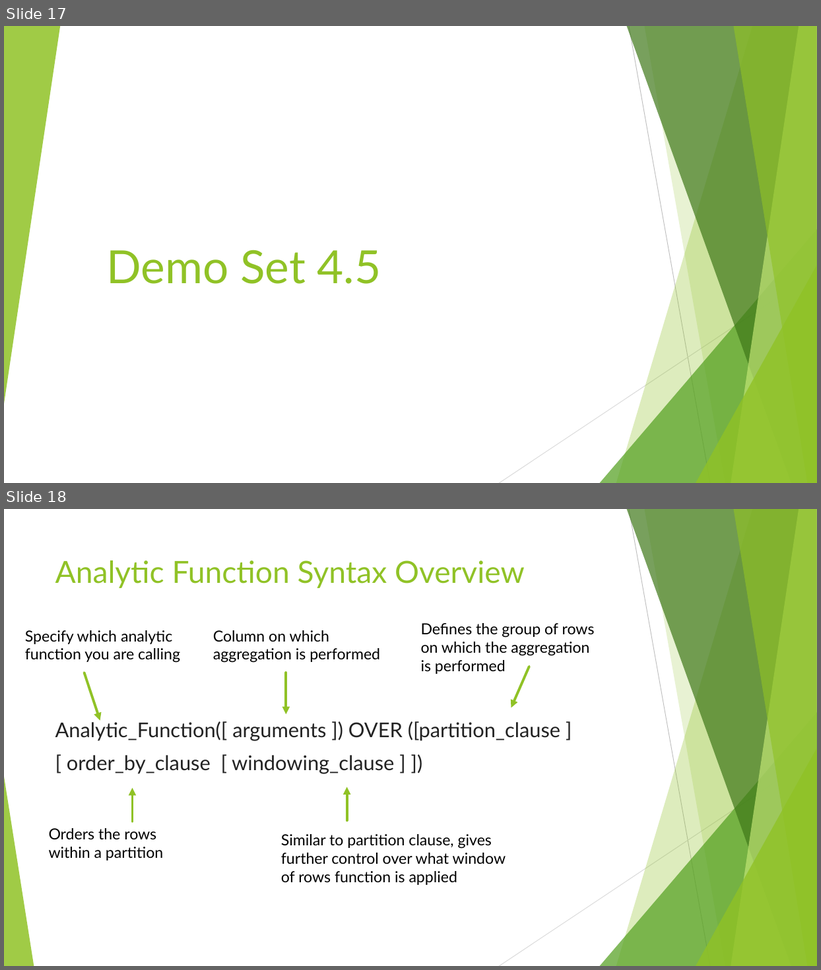
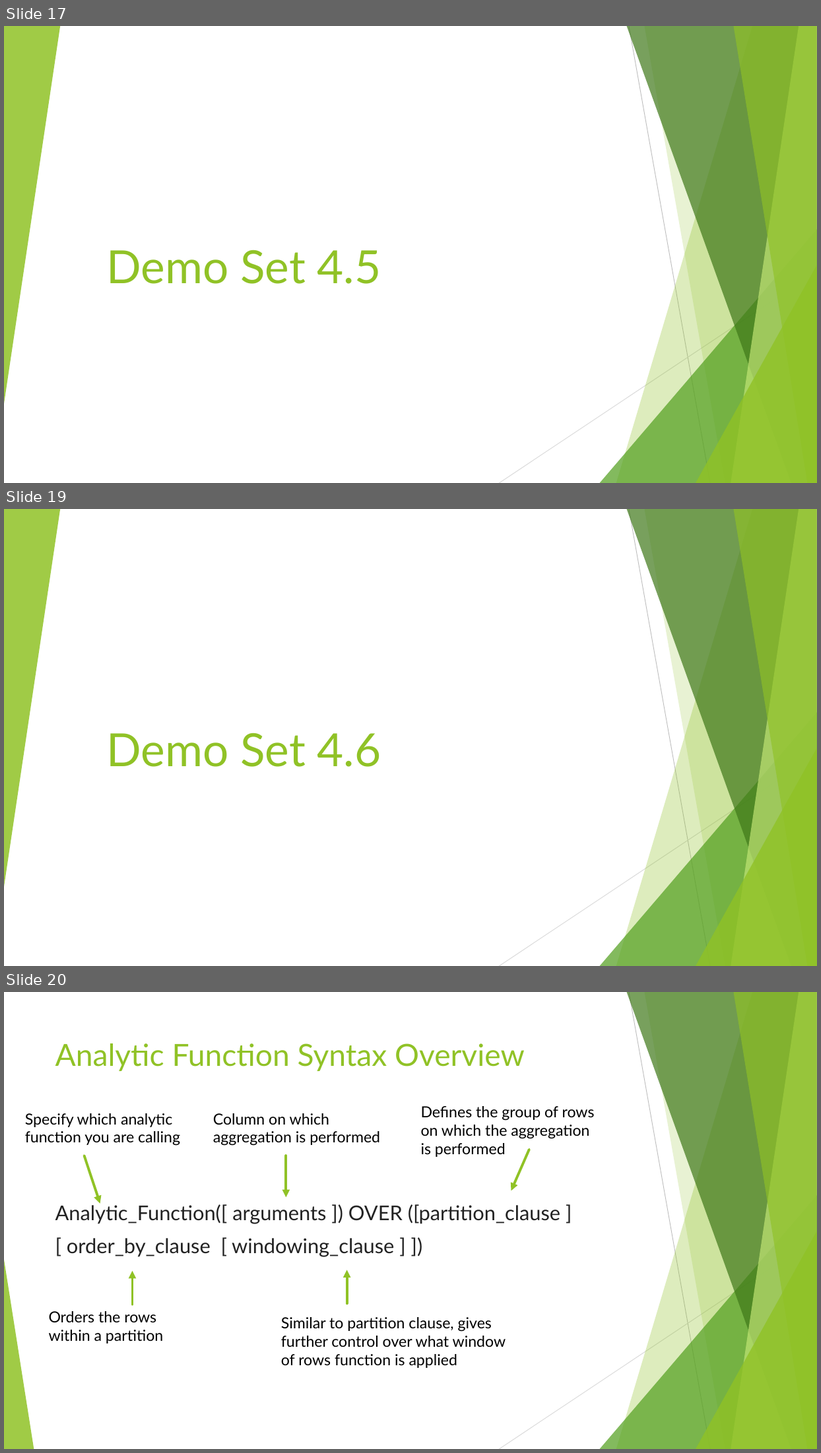
Before and after one commit to seanscott1991/Duke_SQL4DQA, a slide deck: Slides/Week 4 Lecture Slides.pptx. Shown one above the other, each under a label of ours: slides 17 and 18 before the commit, slides 17, 19 and 20 after it; the slides between them are not shown. The pictures are 821x970 and 821x1453 pixels, drawn with LibreOffice and Linux fonts; fonts in the diff are those of the drawing. Boxes give left, top, right and bottom in pixels: in the first picture for what was removed or moved away, otherwise in the second. Text is boxed around its words. In the diff, an @@ line names an element or a change of style, - is before the commit and + after.

```diff
--- a/Slides/Week 4 Lecture Slides.pptx
+++ b/Slides/Week 4 Lecture Slides.pptx
@@ slide 19 added at [4, 509, 817, 966], background #FFFFFF; not listed: 10 template elements that a slide beside it also shows @@
@@ title added at [107, 733, 382, 767], 54 pt, text #90C226 @@
+Demo Set 4.6
@@ what was slide 18 is now slide 20 @@
```
Also in this commit, not shown: 1 slide changed, 1 other slide added.
